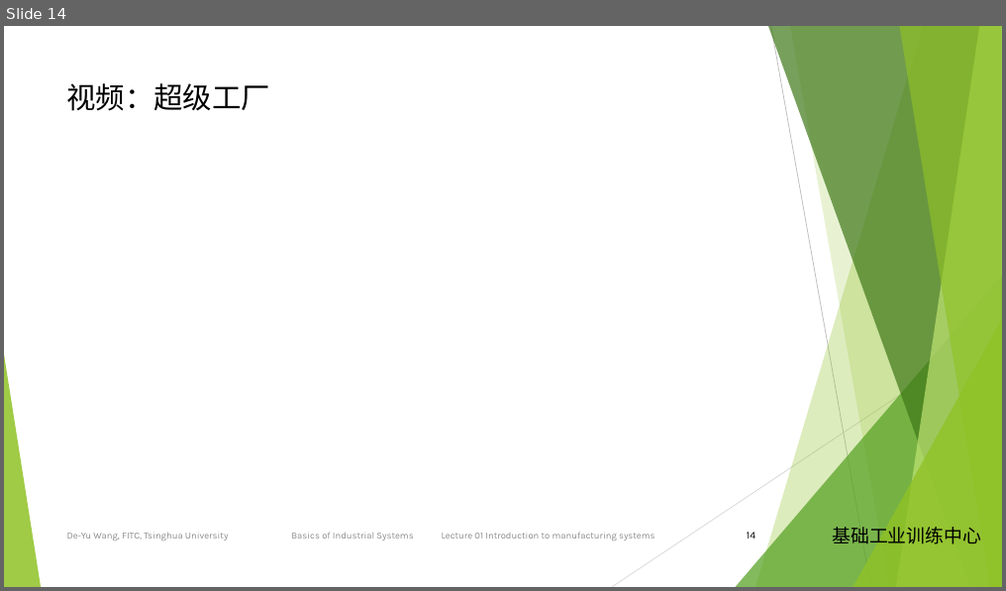
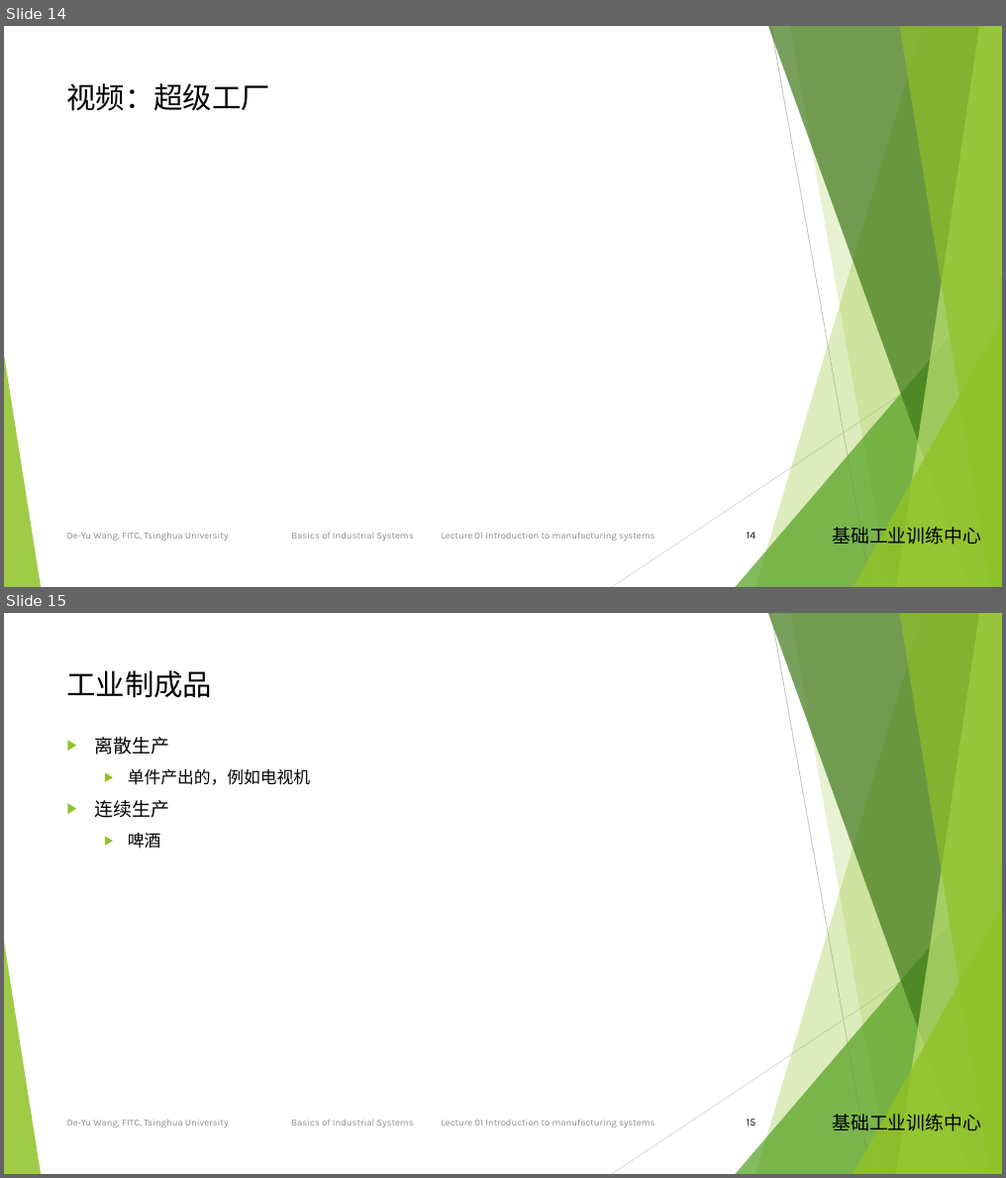
Before and after one commit to woodyme/i.center_my_workzone, a slide deck: 工业系统概论/课程方案/工业系统沙盘01-制造系统导言.pptx. Shown one above the other, each under a label of ours: slide 14 before the commit, slides 14 and 15 after it. The pictures are 1006x591 and 1006x1178 pixels, drawn with LibreOffice and Linux fonts; fonts in the diff are those of the drawing; background and template pictures are left out. Boxes give left, top, right and bottom in pixels: in the first picture for what was removed or moved away, otherwise in the second. Text is boxed around its words. In the diff, an @@ line names an element or a change of style, - is before the commit and + after.

Commit message:
update 工业系统沙盘01-制造系统导言

```diff
--- a/工业系统概论/课程方案/工业系统沙盘01-制造系统导言.pptx
+++ b/工业系统概论/课程方案/工业系统沙盘01-制造系统导言.pptx
@@ slide 15 added at [4,613,1002,1174], background #FFFFFF; not listed: 12 template elements that a slide beside it also shows @@
@@ title added at [67,670,213,698], 28 pt, text #000000 @@
+工业制成品
@@ text added at [95,737,310,849], 16 pt, text #000000 @@
+▶ 离散生产
+  ▶ 单件产出的，例如电视机
+▶ 连续生产
+  ▶ 啤酒
@@ page number added at [746,1119,755,1126], 10 pt, text #000000 @@
+15
```
Also in this commit, not shown: 15 other slides changed, 3 other slides added, 1 other file.
